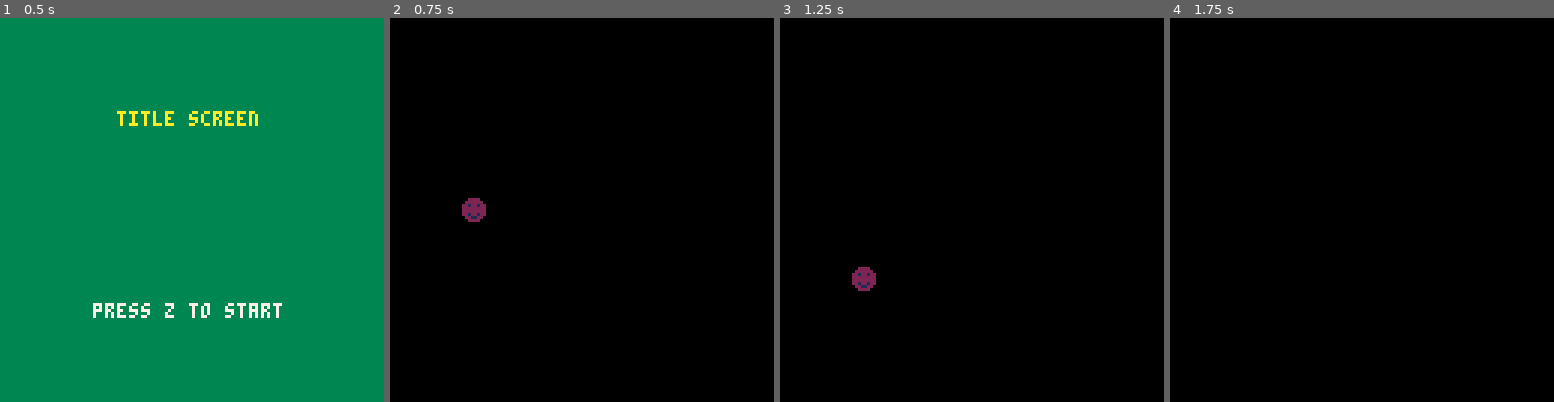
Above: before the commit, frames 1-4 (left to right).
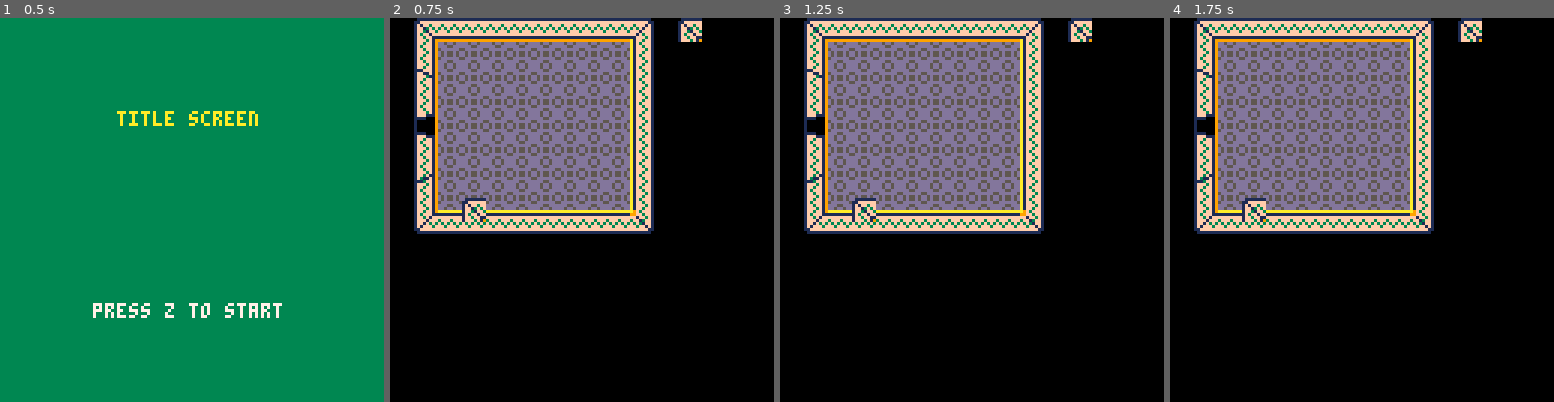
Above: after the commit, the same moments.

Repository: Wingman223/acerola_jam_2024
Game: PICO-8 cartridge acerolajam_2024.p8
The game is run twice, just before and just after one commit, with the same random seed, the same clock (stepped at 60 frames per second) and the same inputs.
Inputs:
- Up to frame 1 (0.5 s): no input
- Up to frame 2 (0.75 s): tap O (Z key) at 0.7 s
- Up to frame 3 (1.25 s): no input
- Up to frame 4 (1.75 s): hold Right from 1.6 s (still down); tap O (Z key) at 1.7 s

Frame 1 is identical in both runs. In frame 2, 35% of the frame differs, in the area x 6-82%, y 0-57%; in frame 3, 36%, in the area x 6-82%, y 0-72%; in frame 4, 35%.

Commit message:
Added basic maploading

Diff:
--- a/acerolajam_2024.p8
+++ b/acerolajam_2024.p8
@@ -45,7 +45,7 @@
 
 function gameupdate()
 	-- playercontrol()
-	move_player()
+	--move_player()
 end
 
 -- draw functions
@@ -58,6 +58,7 @@
 end
 
 function gamedraw()
+	draw_world()
 	draw_player()
 
 	--local gametxt = "game screen"
@@ -93,6 +94,12 @@
 
 -->8
 -- basic functions
+
+function draw_world(sx,sy,vw,vh,cam_x,cam_y)
+
+	map(0,0,0,0,127,127,0)
+
+end
 
 function make_player()
 	player={}
@@ -172,3 +179,37 @@
 
 
 
+…(24 lines of a section not shown)…
+__map__
+0102030303030303030305000200000000000000000000000000000000000000000000000000000000000000000000000000000000000000000000000000000000000000000000000000000000000000000000000000000000000000000000000000000000000000000000000000000000000000000000000000000000000000
+0022131313131313131315000000000000000000000000000000000000000000000000000000000000000000000000000000000000000000000000000000000000000000000000000000000000000000000000000000000000000000000000000000000000000000000000000000000000000000000000000000000000000000
+0006131313131313131325000000000000000000000000000000000000000000000000000000000000000000000000000000000000000000000000000000000000000000000000000000000000000000000000000000000000000000000000000000000000000000000000000000000000000000000000000000000000000000
+0022131313131313131325000000000000000000000000000000000000000000000000000000000000000000000000000000000000000000000000000000000000000000000000000000000000000000000000000000000000000000000000000000000000000000000000000000000000000000000000000000000000000000
+0016131313131313131325000000000000000000000000000000000000000000000000000000000000000000000000000000000000000000000000000000000000000000000000000000000000000000000000000000000000000000000000000000000000000000000000000000000000000000000000000000000000000000
+0022131313131313131325000000000000000000000000000000000000000000000000000000000000000000000000000000000000000000000000000000000000000000000000000000000000000000000000000000000000000000000000000000000000000000000000000000000000000000000000000000000000000000
+0026131313131313131325000000000000000000000000000000000000000000000000000000000000000000000000000000000000000000000000000000000000000000000000000000000000000000000000000000000000000000000000000000000000000000000000000000000000000000000000000000000000000000
+0022131313131313131325100000000000000000000000000000000000000000000000000000000000000000000000000000000000000000000000000000000000000000000000000000000000000000000000000000000000000000000000000000000000000000000000000000000000000000000000000000000000000000
+0032333333333333333335000000000000000000000000000000000000000000000000000000000000000000000000000000000000000000000000000000000000000000000000000000000000000000000000000000000000000000000000000000000000000000000000000000000000000000000000000000000000000000
Not shown, changed: 32 lines of the sprite sheet (__gfx__) section of acerolajam_2024.p8
